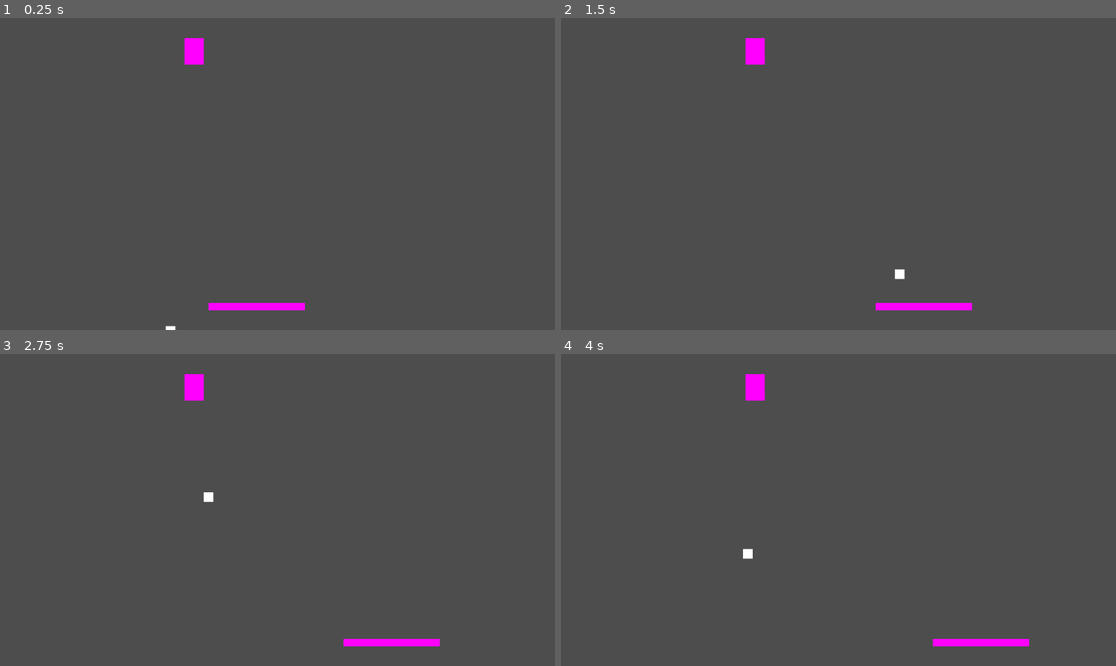
Above: before the commit, frames 1-4 (two rows, left to right).
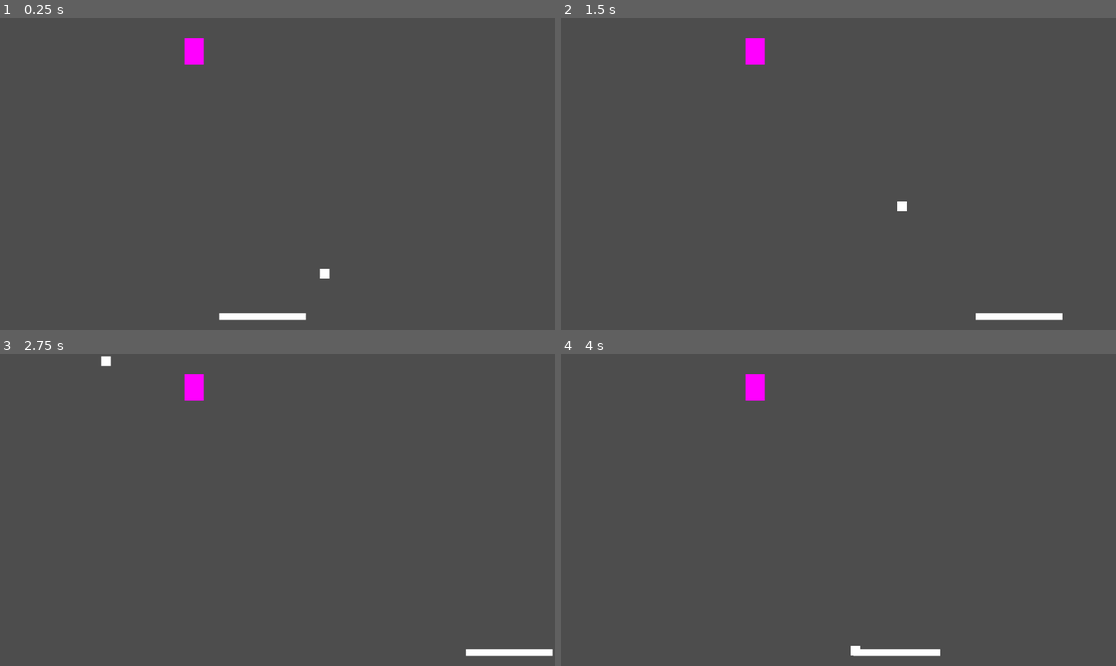
Above: after the commit, the same moments.

Repository: PontusEkstrom02/PingPang
Game: Godot game, scene res://scenes/game.tscn
The game is run twice, just before and just after one commit, with the same random seed, the same clock (stepped at 60 frames per second) and the same inputs.
Inputs:
- Up to frame 1 (0.25 s): no input
- Up to frame 2 (1.5 s): hold Right (move_right) 0.53-1.28 s; hold Space (Dash) 0.53-1.28 s; hold Left (move_left) from 1.28 s (still down); tap Space (Dash) at 1.35 s
- Up to frame 3 (2.75 s): release Left (move_left) at 2.03 s; hold Right (move_right) from 2.03 s (still down); hold Space (Dash) from 2.03 s (still down)
- Up to frame 4 (4 s): release Space (Dash) at 2.78 s; tap Space (Dash) at 2.85 s; release Right (move_right) at 3.53 s; hold Left (move_left) from 3.53 s (still down); hold Space (Dash) from 3.53 s (still down)

The runs differ from the first frame. In frame 1, 0.9% of the frame differs, in the area x 29-60%, y 80-100%; in frame 2, 0.9%; in frame 3, 0.9%, in the area x 18-100%, y 0-97%; in frame 4, 0.9%.

Commit message:
Changed player + added dash + added speed on ball collistion on anything
made it almost a game

Diff:
--- a/player.tscn
+++ /dev/null
@@ -1,26 +0,0 @@
-[gd_scene load_steps=4 format=3 uid="uid://0nu858u8vdln"]
-
-[ext_resource type="Script" path="res://scripts/player.gd" id="1_gat3s"]
-
-[sub_resource type="PlaceholderTexture2D" id="PlaceholderTexture2D_2vqut"]
-size = Vector2(200, 15)
-
-[sub_resource type="RectangleShape2D" id="RectangleShape2D_drxu5"]
-size = Vector2(200, 16)
-
-[node name="Player" type="Area2D"]
-position = Vector2(533, 600)
-collision_layer = 2
-collision_mask = 0
-script = ExtResource("1_gat3s")
-metadata/_edit_group_ = true
-
-[node name="Sprite2D" type="Sprite2D" parent="."]
-position = Vector2(1, 0)
-texture = SubResource("PlaceholderTexture2D_2vqut")
-
-[node name="CollisionShape2D" type="CollisionShape2D" parent="."]
-light_mask = 7
-visibility_layer = 7
-position = Vector2(1, 0)
-shape = SubResource("RectangleShape2D_drxu5")
--- a/scenes/game.tscn
+++ b/scenes/game.tscn
@@ -25,3 +25,5 @@
 script = SubResource("GDScript_sadoj")
 
 [node name="Player" parent="." instance=ExtResource("4_jpr2r")]
+position = Vector2(545, 620)
+metadata/_edit_group_ = true
--- /dev/null
+++ b/scenes/player.gd
@@ -0,0 +1,17 @@
+extends CharacterBody2D
+
+
+const SPEED = 400.0
+
+
+func _physics_process(delta):
+	var direction = Input.get_axis("ui_left", "ui_right")
+	if direction:
+		if Input.is_action_pressed("Dash"):
+			velocity.x = direction * SPEED*2
+		else:
+			velocity.x = direction * SPEED
+	else:
+		velocity.x = move_toward(velocity.x, 0, SPEED)
+
+	move_and_slide()
--- a/scenes/player.tscn
+++ b/scenes/player.tscn
@@ -1,24 +1,19 @@
-[gd_scene load_steps=4 format=3 uid="uid://by1544yvgpjft"]
+[gd_scene load_steps=3 format=3 uid="uid://by1544yvgpjft"]
 
-[ext_resource type="Script" path="res://scripts/player.gd" id="1_gat3s"]
+[ext_resource type="Script" path="res://scenes/player.gd" id="1_8k2ya"]
 
-[sub_resource type="PlaceholderTexture2D" id="PlaceholderTexture2D_2vqut"]
-size = Vector2(200, 15)
+[sub_resource type="RectangleShape2D" id="RectangleShape2D_1uh1r"]
+size = Vector2(180, 15)
 
-[sub_resource type="RectangleShape2D" id="RectangleShape2D_drxu5"]
-size = Vector2(200, 16)
+[node name="CharacterBody2D" type="CharacterBody2D"]
+position = Vector2(109, 43)
+script = ExtResource("1_8k2ya")
 
-[node name="Player" type="Area2D"]
-position = Vector2(533, 600)
-collision_layer = 2
-collision_mask = 0
-script = ExtResource("1_gat3s")
-metadata/_edit_group_ = true
-
-[node name="Sprite2D" type="Sprite2D" parent="."]
-position = Vector2(1, 0)
-texture = SubResource("PlaceholderTexture2D_2vqut")
+[node name="ColorRect" type="ColorRect" parent="."]
+offset_left = -90.0
+offset_top = -7.0
+offset_right = 90.0
+offset_bottom = 7.0
 
 [node name="CollisionShape2D" type="CollisionShape2D" parent="."]
-position = Vector2(1, 0)
-shape = SubResource("RectangleShape2D_drxu5")
+shape = SubResource("RectangleShape2D_1uh1r")
--- /dev/null
+++ b/scenes/playerTest.tscn
@@ -0,0 +1,37 @@
+[gd_scene load_steps=5 format=3 uid="uid://dsthb1ae0jmvg"]
+
+[ext_resource type="Script" path="res://scripts/player.gd" id="1_pkavt"]
+
+[sub_resource type="RectangleShape2D" id="RectangleShape2D_u7h7c"]
+size = Vector2(200, 16)
+
+[sub_resource type="PhysicsMaterial" id="PhysicsMaterial_ec56v"]
+friction = 0.0
+bounce = 1.0
+
+[sub_resource type="RectangleShape2D" id="RectangleShape2D_drxu5"]
+size = Vector2(200, 16)
+
+[node name="Player" type="Area2D"]
+position = Vector2(533, 602)
+collision_layer = 2
+collision_mask = 0
+script = ExtResource("1_pkavt")
+metadata/_edit_group_ = true
+
+[node name="ColorRect" type="ColorRect" parent="."]
+offset_left = -98.0
+offset_top = -8.0
+offset_right = 101.0
+offset_bottom = 7.0
+
+[node name="CollisionShape2D" type="CollisionShape2D" parent="."]
+position = Vector2(1, 0)
+shape = SubResource("RectangleShape2D_u7h7c")
+
+[node name="StaticBody2D" type="StaticBody2D" parent="."]
+physics_material_override = SubResource("PhysicsMaterial_ec56v")
+
+[node name="CollisionShape2D" type="CollisionShape2D" parent="StaticBody2D"]
+position = Vector2(1, 0)
+shape = SubResource("RectangleShape2D_drxu5")
--- a/scripts/ball.gd
+++ b/scripts/ball.gd
@@ -1,6 +1,6 @@
 extends CharacterBody2D
 
-var speed : int = 10000 # Fix speed (high for testing)
+var speed : int = 1000
 var dir : Vector2 = Vector2(1, 1).normalized()
 var collision_data : KinematicCollision2D = null
 
@@ -11,4 +11,5 @@
 	collision_data = move_and_collide(dir * speed * delta)
 
 	if collision_data:
+		speed += 10
 		dir = dir.bounce(collision_data.get_normal()).normalized()
--- a/scripts/player.gd
+++ b/scripts/player.gd
@@ -1,14 +1,10 @@
 extends Area2D
 
 @export var speed = 400
-var screen_size
-var playerSize
 
 # Called when the node enters the scene tree for the first time.
 func _ready():
-	playerSize = $Sprite2D.texture.get_size()
-	screen_size = get_viewport_rect().size
-	print(Vector2.ZERO)
+	pass
 
 
 # Called every frame. 'delta' is the elapsed time since the previous frame.
@@ -22,5 +18,4 @@
 		velocity = velocity.normalized() * speed
 
 	position += velocity * delta
-	position = position.clamp(Vector2.ZERO + playerSize/2, screen_size - playerSize/2)
-	$Sprite2D.global_position = position
+	$StaticBody2D.move_and_collide(position)
Not shown: 1 places in scenes/game.tscn that only renumber resources
